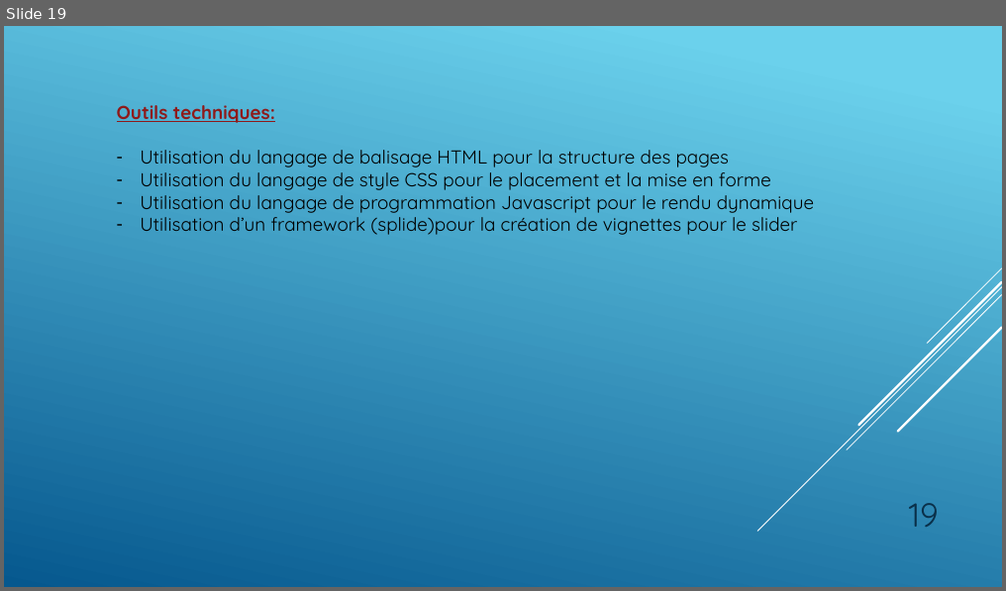
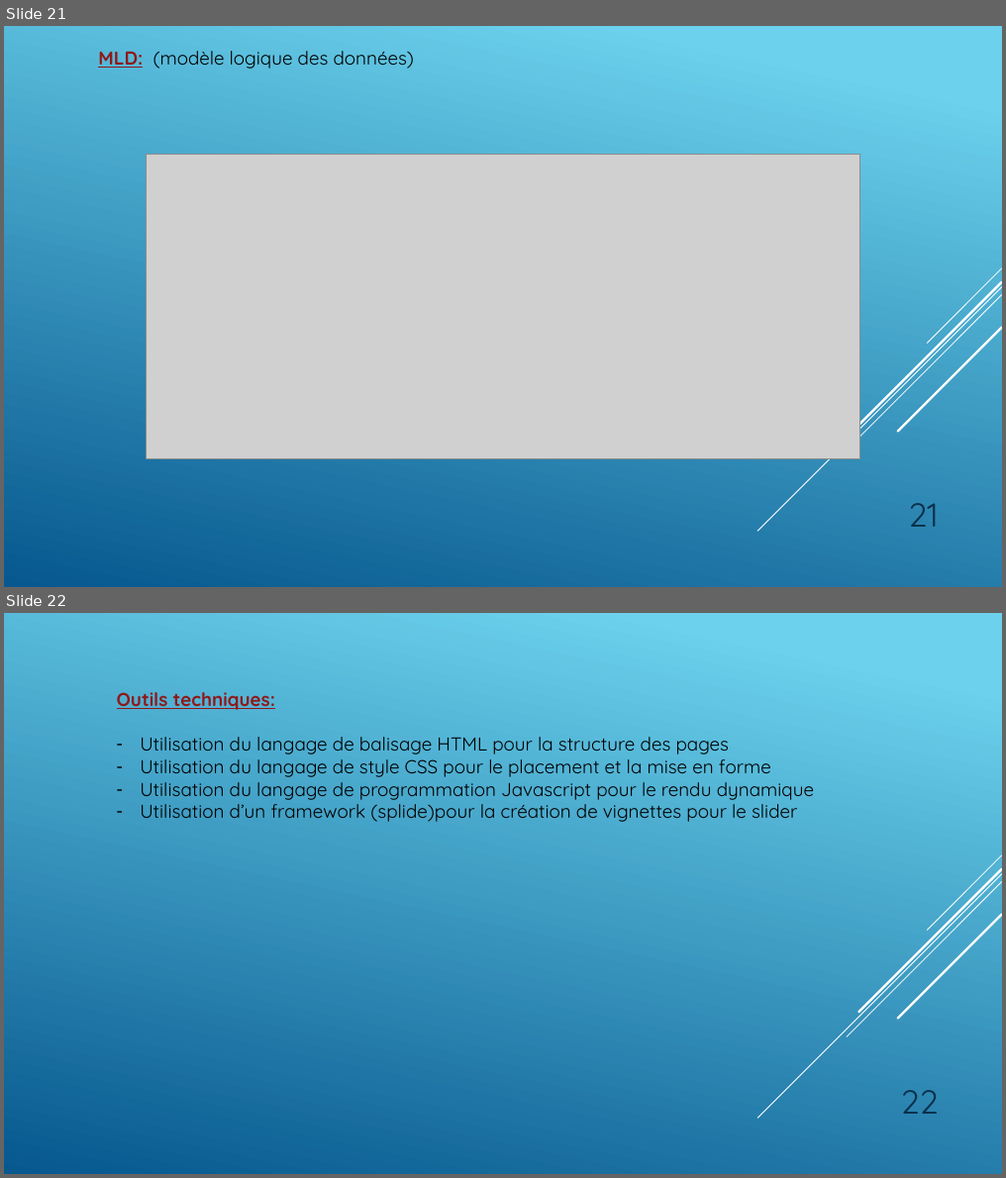
Before and after one commit to GillesP-dev/FilRouge, a slide deck: CDC/L_artiste.pptx. Shown one above the other, each under a label of ours: slide 19 before the commit, slides 21 and 22 after it. The pictures are 1006x591 and 1006x1178 pixels, drawn with LibreOffice and Linux fonts; fonts in the diff are those of the drawing; grey boxes stand for pictures. Boxes give left, top, right and bottom in pixels: in the first picture for what was removed or moved away, otherwise in the second. Text is boxed around its words. In the diff, an @@ line names an element or a change of style, - is before the commit and + after.

```diff
--- a/CDC/L_artiste.pptx
+++ b/CDC/L_artiste.pptx
@@ slide 21 added at (x1=4, y1=26, x2=1002, y2=587), background gradient #6ED2EB to #06588E; not listed: 5 template elements that a slide beside it also shows @@
@@ text added at (x1=98, y1=51, x2=414, y2=69), 18 pt, text #000000 @@
+MLD: (modèle logique des données)
@@ picture added at (x1=147, y1=154, x2=859, y2=460) @@
@@ page number added at (x1=908, y1=503, x2=938, y2=527), 32 pt, text #0A304A @@
+21
@@ what was slide 19 is now slide 22 @@
@@ page number at (x1=901, y1=1090, x2=939, y2=1114): text changed @@
-19
+22
```
Also in this commit, not shown: 2 slides changed, 2 other slides added, 7 other files.
